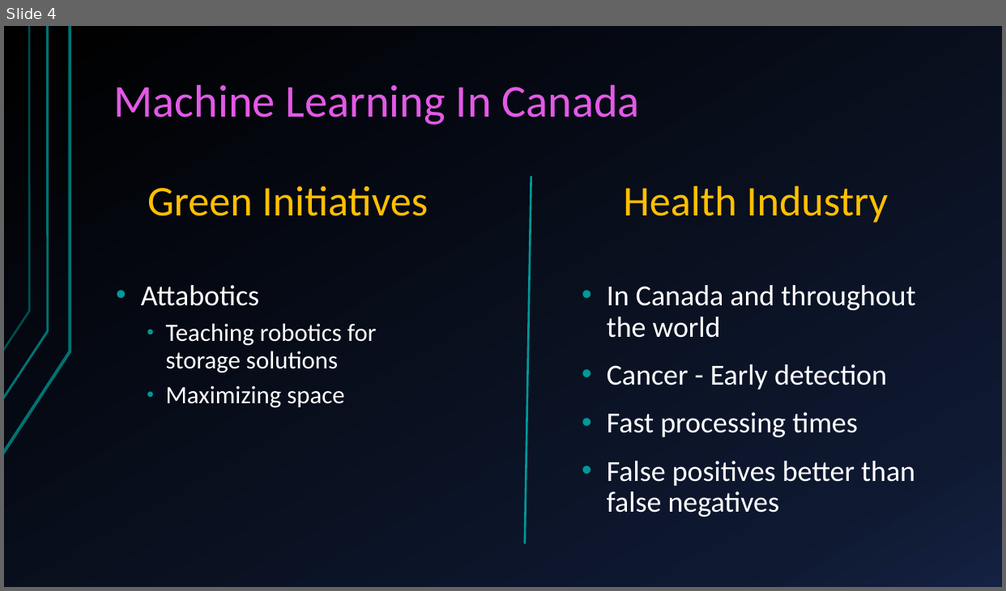
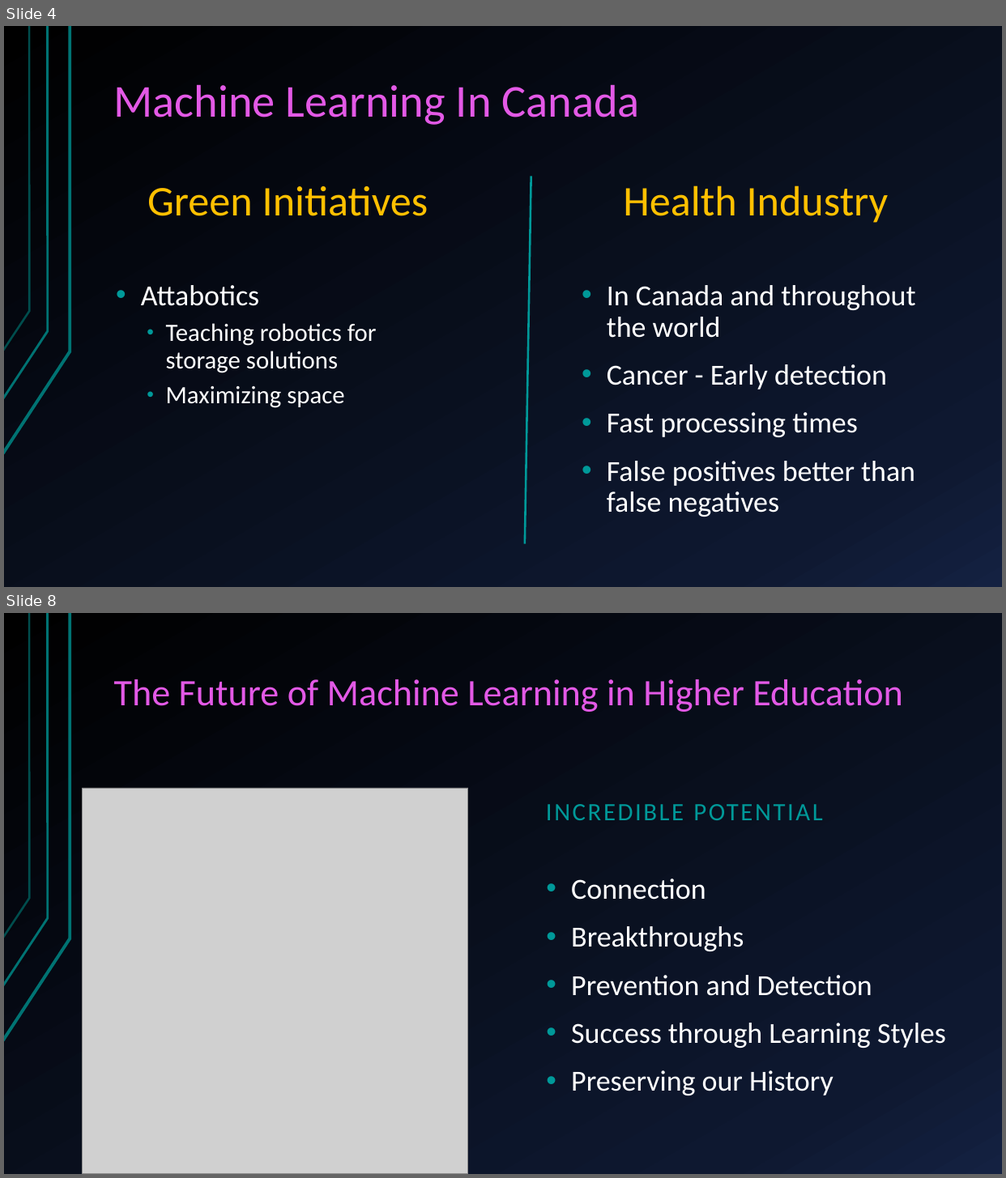
Before and after one commit to Mivenya/lt_presentation, a slide deck: lt_presentation/MWLightning.pptx. Shown one above the other, each under a label of ours: slide 4 before the commit, slides 4 and 8 after it; the slides between them are not shown. The pictures are 1006x591 and 1006x1178 pixels, drawn with LibreOffice and Linux fonts; fonts in the diff are those of the drawing; grey boxes stand for pictures. Boxes give left, top, right and bottom in pixels: in the first picture for what was removed or moved away, otherwise in the second. Text is boxed around its words. In the diff, an @@ line names an element or a change of style, - is before the commit and + after.

```diff
--- a/lt_presentation/MWLightning.pptx
+++ b/lt_presentation/MWLightning.pptx
@@ slide 8 added at (4,613,1002,1174), background gradient #000000 to #0F1931 to #142242; not listed: 3 template elements that a slide beside it also shows @@
@@ title added at (114,679,903,712), 36 pt, text #E359E6 @@
+The Future of Machine Learning in Higher Education
@@ picture added at (82,788,468,1174) @@
@@ text added at (546,804,822,820), 24 pt, text #009999 @@
+INCREDIBLE POTENTIAL
@@ text added at (571,879,946,1096), 28 pt, text #FFFFFF @@
+• Connection
+• Breakthroughs
+• Prevention and Detection
+• Success through Learning Styles
+• Preserving our History
```
Also in this commit, not shown: 1 slide changed, 2 other slides added, 9 slides removed.
